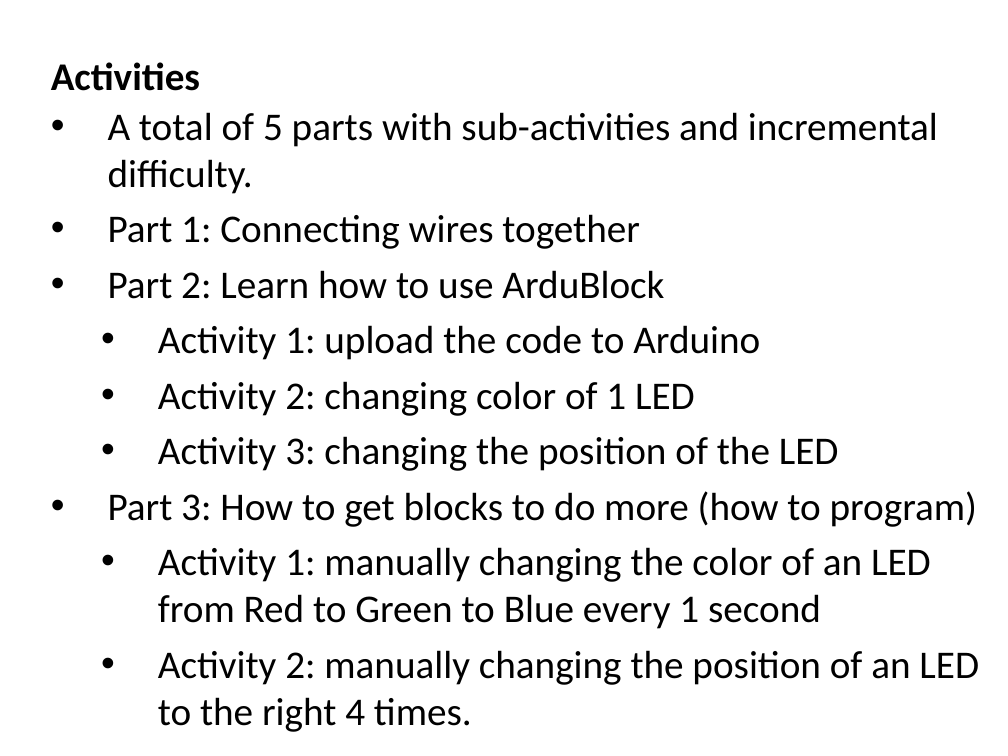
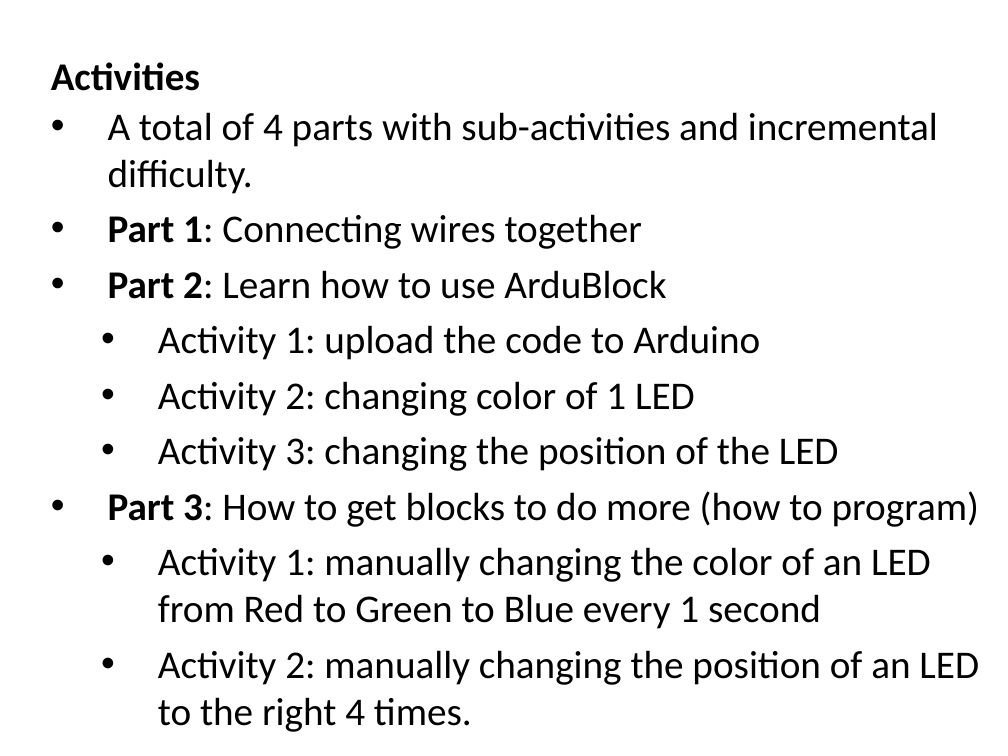
Before and after one commit to phillipa/LED-Programming-Workshop, a slide deck: slide 16 of GirlsInc Eureka 2018/Presentations/outreach-training.pptx. Drawn at 1008x756 pixels with LibreOffice and Linux fonts; fonts in the diff are those of the drawing. Boxes give left, top, right and bottom in pixels: in the first picture for what was removed or moved away, otherwise in the second. Text is boxed around its words. In the diff, an @@ line names an element or a change of style, - is before the commit and + after.

```diff
--- a/GirlsInc Eureka 2018/Presentations/outreach-training.pptx
+++ b/GirlsInc Eureka 2018/Presentations/outreach-training.pptx
@@ text at [108, 112, 938, 194]: text changed @@
-• A total of 5 parts with sub-activities and incremental difficulty.
+• A total of 4 parts with sub-activities and incremental difficulty.
@@ text at [108, 214, 979, 527]: bold on in "Part 1:", "Part 2:", "Part 3:" @@
```
Also in this commit, not shown: 5 other slides changed.
